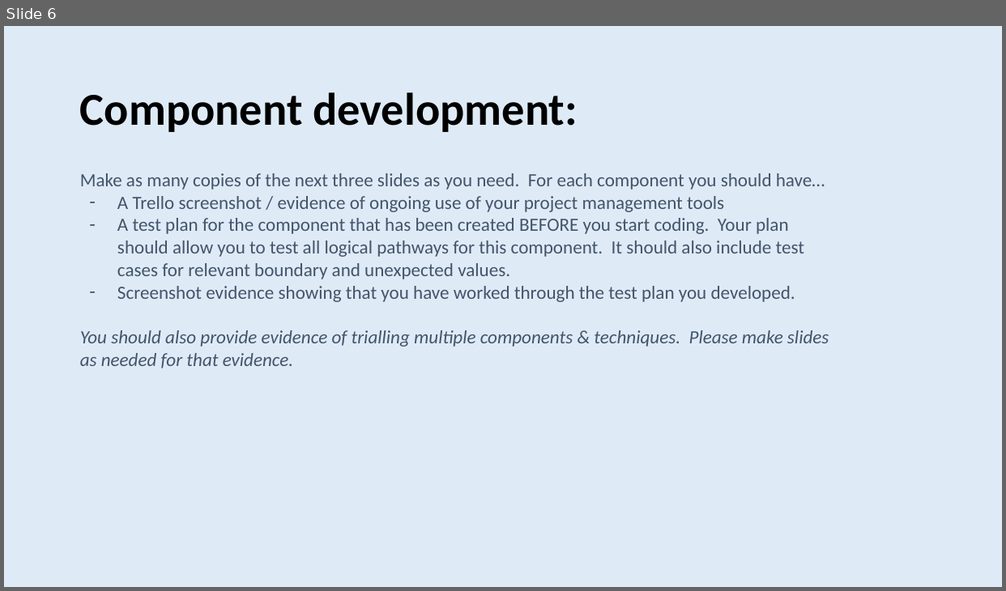
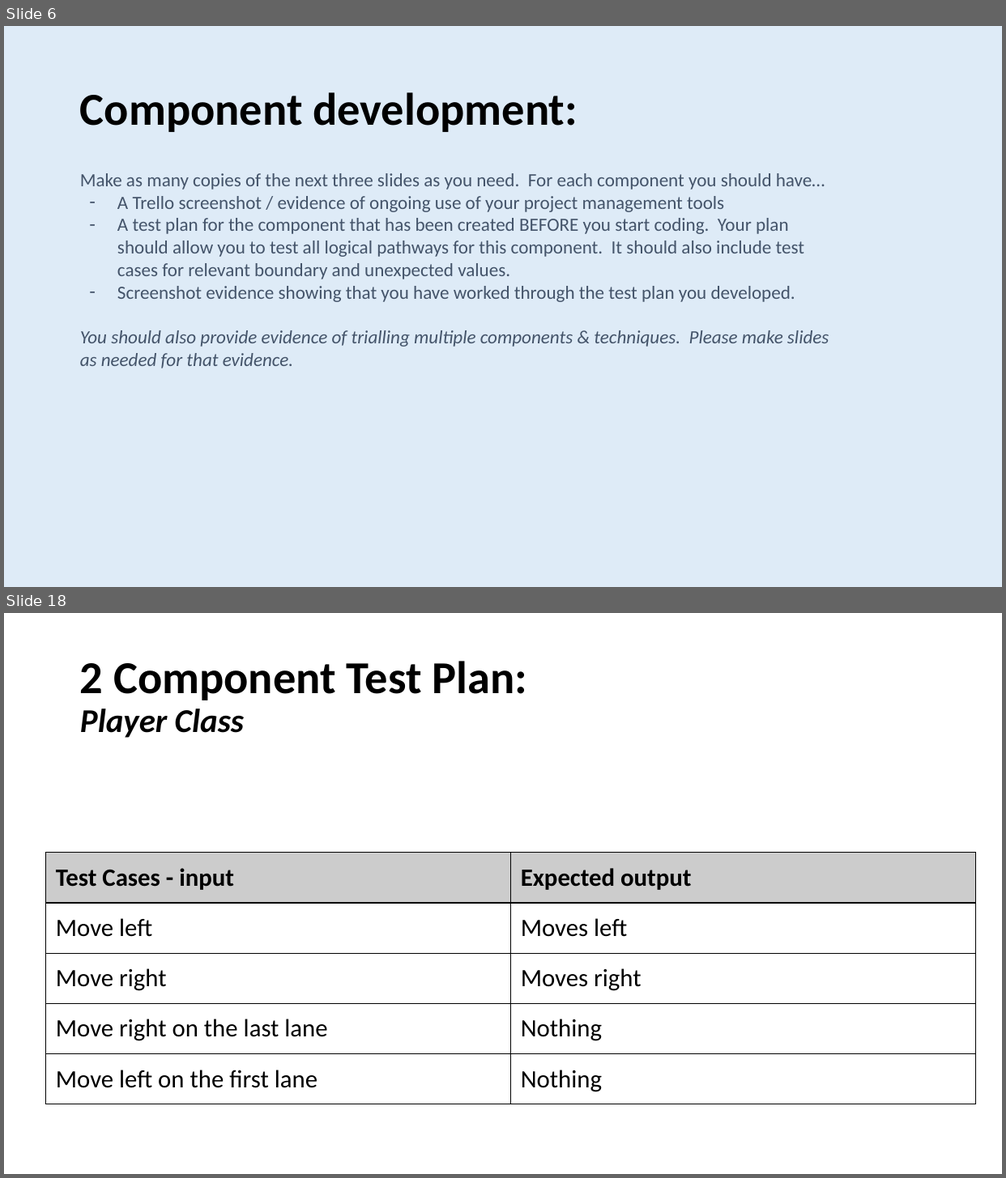
Before and after one commit to Samuel-Burgess/CS-Assesment-Programming, a slide deck: Documentation/3.7 and 3.8 Documentation Samuel Burgess.pptx. Shown one above the other, each under a label of ours: slide 6 before the commit, slides 6 and 18 after it; the slides between them are not shown. The pictures are 1006x591 and 1006x1178 pixels, drawn with LibreOffice and Linux fonts; fonts in the diff are those of the drawing. Boxes give left, top, right and bottom in pixels: in the first picture for what was removed or moved away, otherwise in the second. Text is boxed around its words. In the diff, an @@ line names an element or a change of style, - is before the commit and + after.

```diff
--- a/Documentation/3.7 and 3.8 Documentation Samuel Burgess.pptx
+++ b/Documentation/3.7 and 3.8 Documentation Samuel Burgess.pptx
@@ slide 18 added at [4,613,1002,1174], background #FFFFFF @@
@@ title added at [80,661,526,738], 44 pt, text #000000, bold @@
+2 Component Test Plan:
+Player Class
@@ table added at [46,853,976,1102], 5 rows, 2 columns @@
+Test Cases - input | Expected output
+Move left | Moves left
+Move right | Moves right
+Move right on the last lane | Nothing
+Move left on the first lane | Nothing
```
Also in this commit, not shown: 4 slides changed, 32 other slides added, 1 slide removed, 4 other files.
